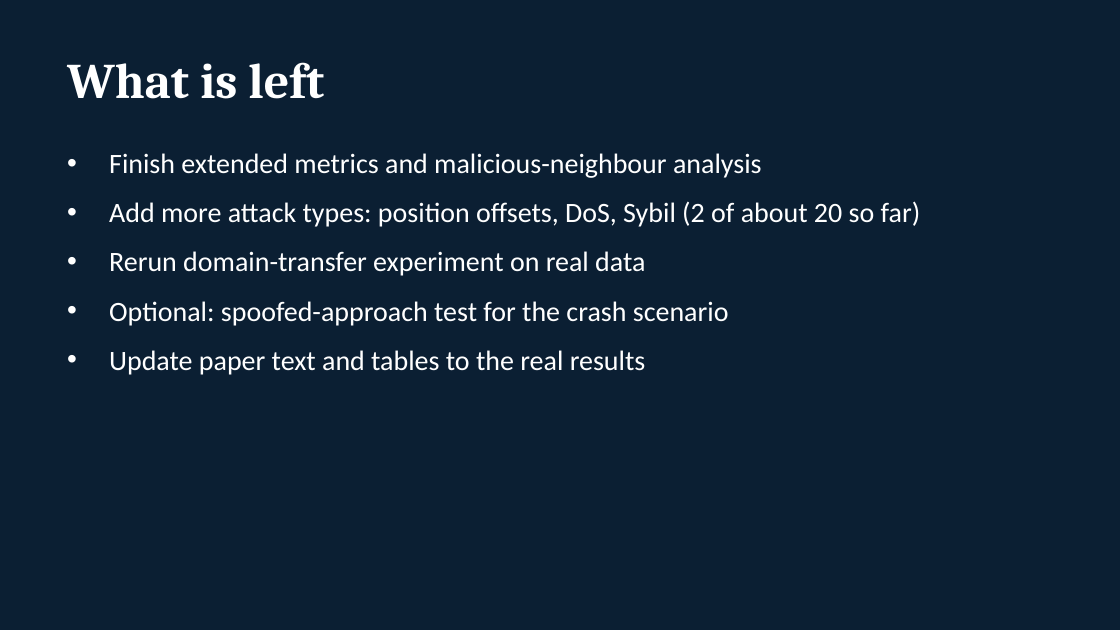
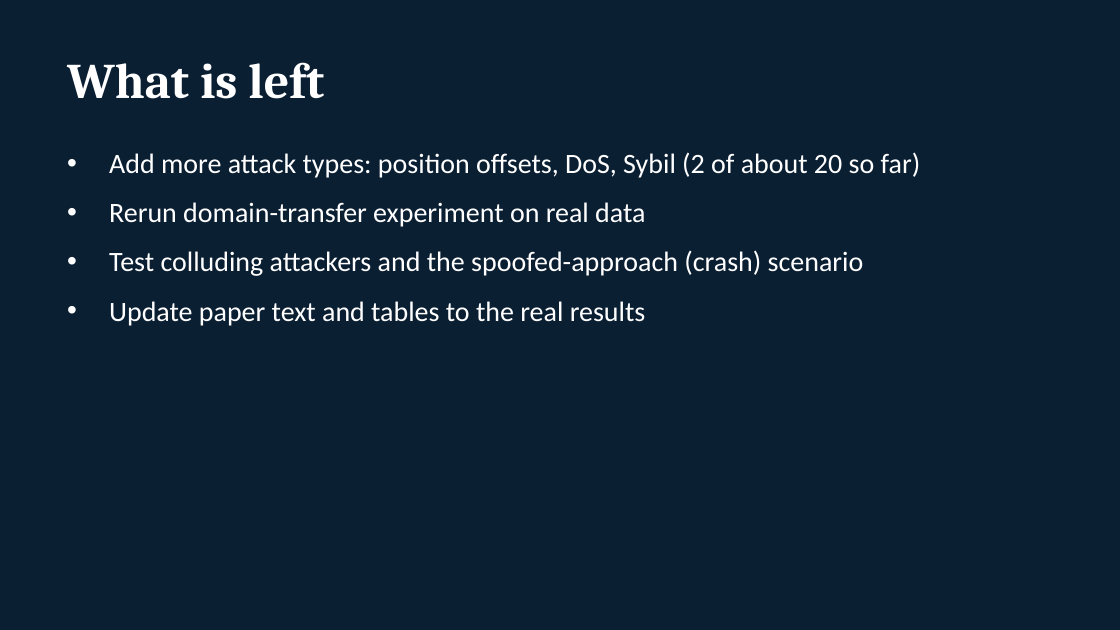
Before and after one commit to ShlokNambiar/Major-Project-, a slide deck: slide 8 of presentation/progress_update.pptx (slide 7 before the commit). Drawn at 1120x630 pixels with LibreOffice and Linux fonts; fonts in the diff are those of the drawing. Boxes give left, top, right and bottom in pixels: in the first picture for what was removed or moved away, otherwise in the second. Text is boxed around its words. In the diff, an @@ line names an element or a change of style, - is before the commit and + after.

```diff
--- a/presentation/progress_update.pptx
+++ b/presentation/progress_update.pptx
@@ text at (109, 153, 762, 178): paragraph removed @@
-• Finish extended metrics and malicious-neighbour analysis
@@ text at (109, 250, 864, 276): text changed @@
-• Optional: spoofed-approach test for the crash scenario
+• Test colluding attackers and the spoofed-approach (crash) scenario
```
Also in this commit, not shown: 2 slides added, 1 slide removed, 2 other files.
